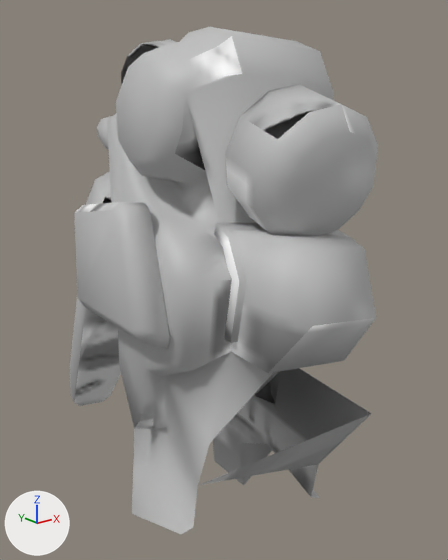
The glTF model src/assets/player-mech/legs/l_bp/r_thigh.glb as it was, and as the next commit left it.
Both versions are drawn from a camera (50 mm lens) standing at (-0.685, -0.96, 0.039) and looking at (0.086, 0.004, -0.346). Every picture has the same lights, and +X, +Y and +Z are marked at lower left. The older version comes first. Vertices at exactly the same position are counted once.

Objects in the first picture: 'r_thigh'.
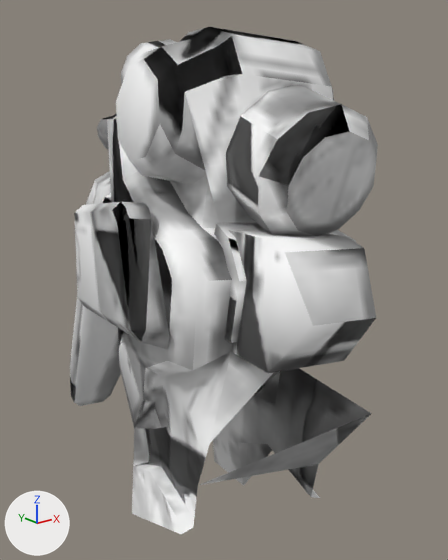
Where the change shows, as pixel boxes (x1, y1, x2, y2) in the pictures (448 x 560 px):
part 1 of me_mesh_0, surface changed: (70, 27, 378, 534) in both
part 2 of me_mesh_0, recoloured: (116, 27, 356, 511) in both
part 3 of me_mesh_0, recoloured: (149, 238, 247, 467) in both
part 4 of me_mesh_0, recoloured: (107, 39, 232, 428) in both
part 5 of me_mesh_0, recoloured: (185, 74, 241, 248) in both
part 6 of me_mesh_0, recoloured: (258, 176, 289, 213) in both
part 7 of me_mesh_0, recoloured: (97, 36, 378, 485) in both

The change in detail:
me_mesh_0 has 440 vertices, 853 faces and spans x -0.245..0.311, y -0.454..0.528, z -0.88..0.139.
me_mesh_0 is used by ob_r_thigh; location (0.0, 0.0, 0.0).
me_mesh_0 part 1: 850 kept faces spanning x -0.245..0.311, y -0.454..0.528, z -0.88..0.139 get new texture (UV) coordinates.
me_mesh_0 part 2: 32 faces spanning x -0.173..0.165, y -0.436..0.177, z -0.674..0.127 switch from mat_main to mat_sub.
me_mesh_0 part 3: 2 faces spanning x -0.121..0.046, y -0.312..0.017, z -0.716..-0.183 switch from mat_main to mat_joint.
me_mesh_0 part 4: 37 faces spanning x -0.212..0.209, y -0.287..0.291, z -0.609..0.139 switch from mat_sub to mat_main.
me_mesh_0 part 5: 16 faces spanning x -0.14..0.218, y -0.312..0.332, z -0.354..0.108 switch from mat_sub to mat_joint.
me_mesh_0 part 6: 13 faces spanning x -0.129..0.067, y -0.344..0.15, z -0.354..-0.032 switch from mat_joint to mat_main.
me_mesh_0 part 7: 110 faces spanning x -0.171..0.177, y -0.389..0.255, z -0.739..0.123 switch from mat_joint to mat_sub.
